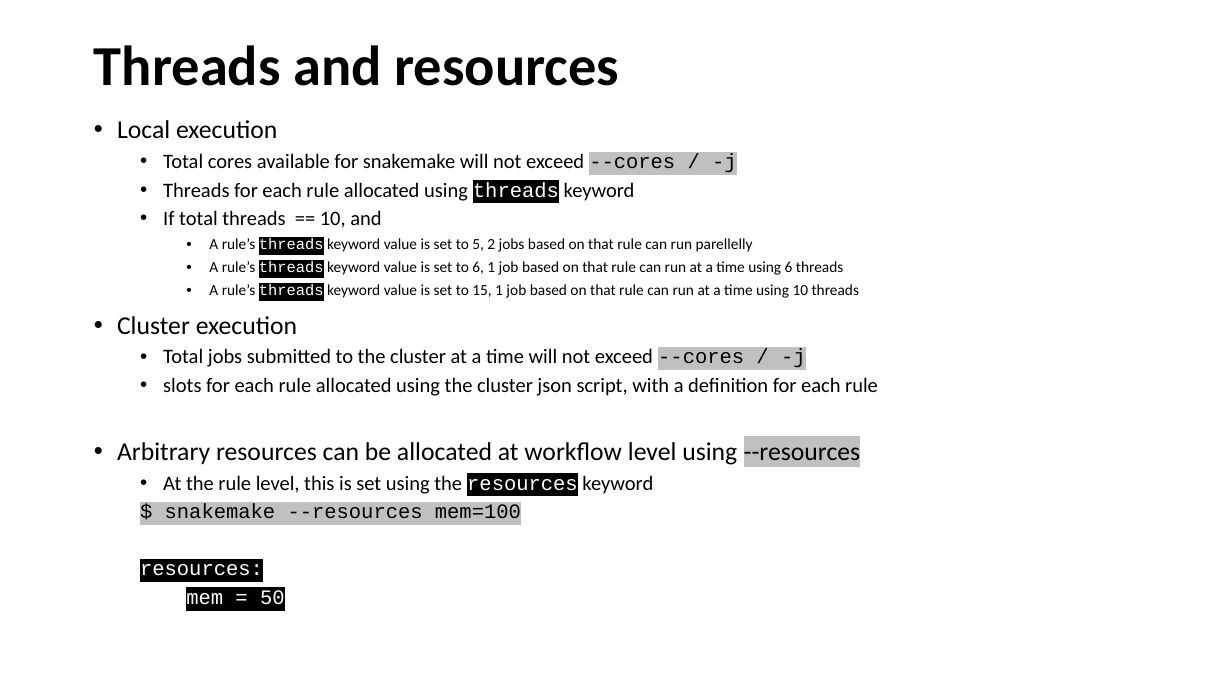
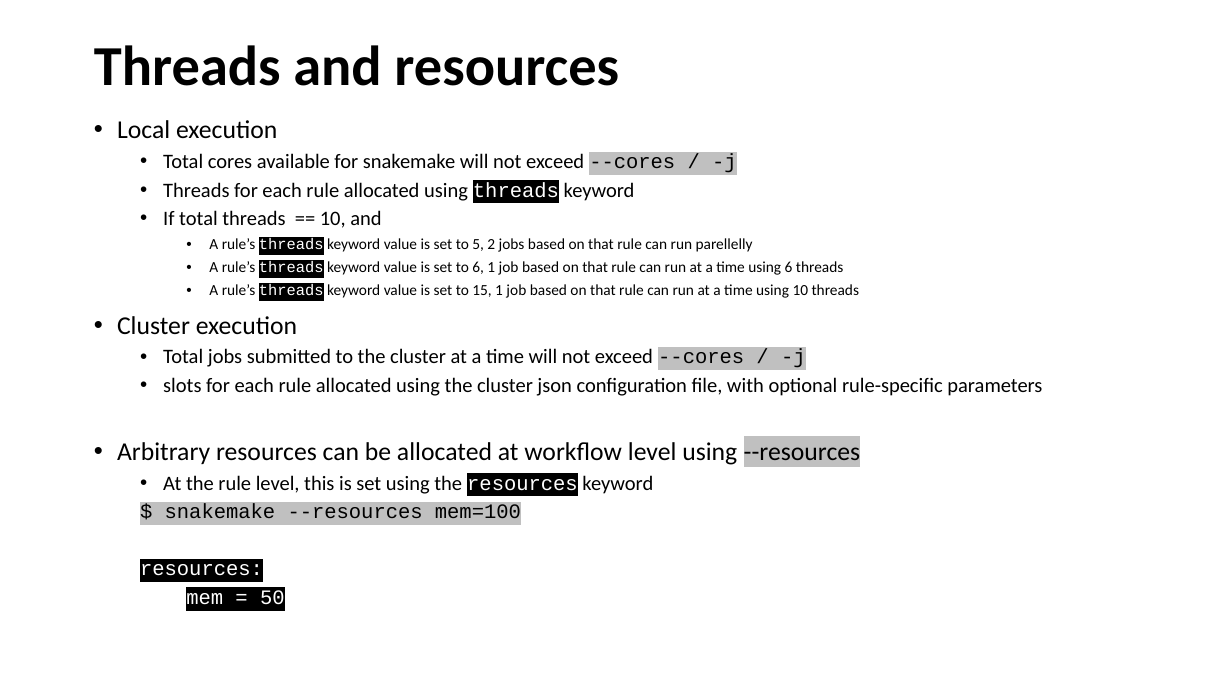
Before and after one commit to sraorao/snakemake_GMS_MT2023, a slide deck: slide 12 of session1/snakemake.pptx (slide 13 before the commit). Drawn at 1232x693 pixels with LibreOffice and Linux fonts; fonts in the diff are those of the drawing. Boxes give left, top, right and bottom in pixels: in the first picture for what was removed or moved away, otherwise in the second. Text is boxed around its words. In the diff, an @@ line names an element or a change of style, - is before the commit and + after.

```diff
--- a/session1/snakemake.pptx
+++ b/session1/snakemake.pptx
@@ text at (163, 377, 1042, 396): text changed @@
-  • slots for each rule allocated using the cluster json script, with a definition for each rule
+  • slots for each rule allocated using the cluster json configuration file, with optional rule-specific parameters
```
Also in this commit, not shown: 3 other slides changed, 1 slide removed, 9 other files.
